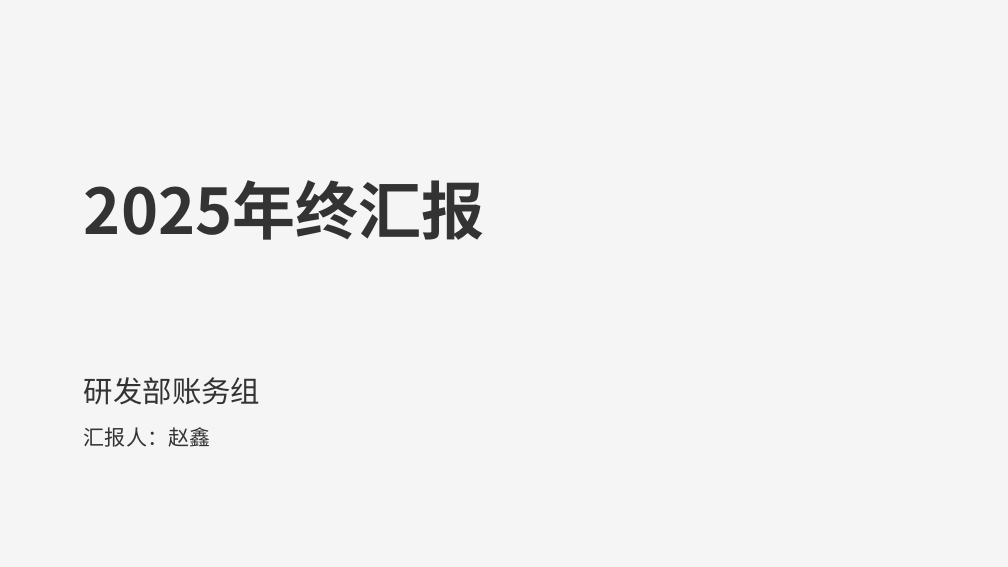
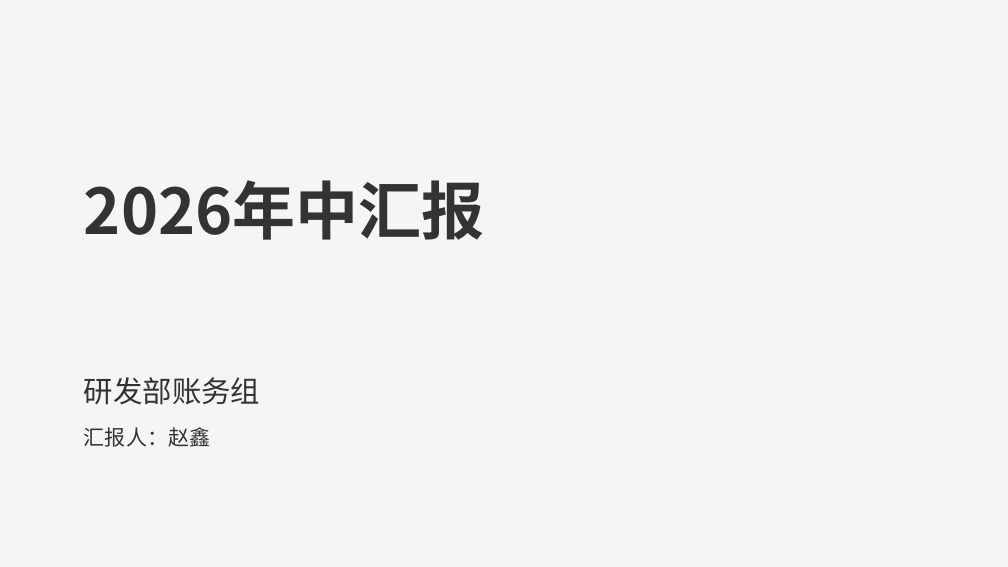
Before and after one commit to 543229143/ai_study, a slide deck: slide 1 of 26/2026年中汇报-研发部-账务组-赵鑫.pptx. Drawn at 1008x567 pixels with LibreOffice and Linux fonts; fonts in the diff are those of the drawing. Boxes give left, top, right and bottom in pixels: in the first picture for what was removed or moved away, otherwise in the second. Text is boxed around its words. In the diff, an @@ line names an element or a change of style, - is before the commit and + after.

```diff
--- a/26/2026年中汇报-研发部-账务组-赵鑫.pptx
+++ b/26/2026年中汇报-研发部-账务组-赵鑫.pptx
@@ text at bbox=[84, 180, 485, 240]: text changed @@
-2025年终汇报
+2026年中汇报
```
Also in this commit, not shown: 6 other slides changed, 13 slides added, 11 slides removed, 5 other files.
